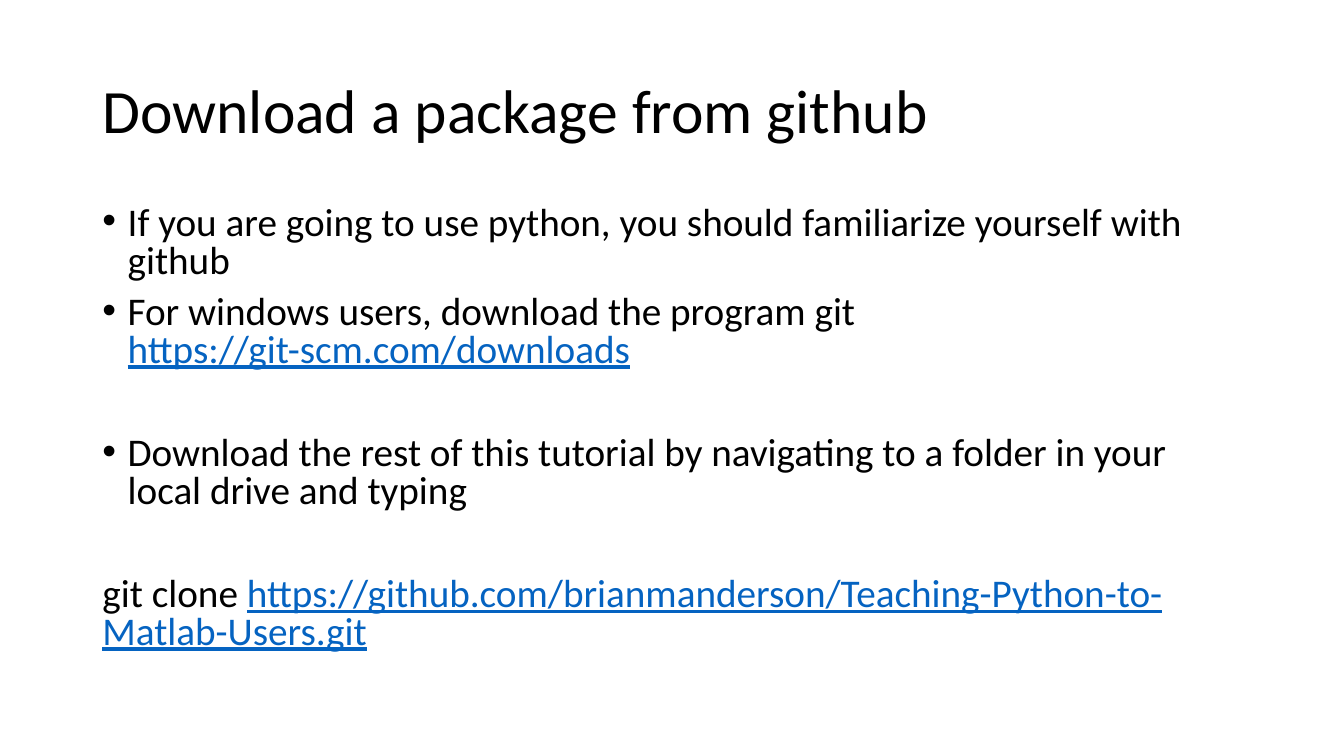
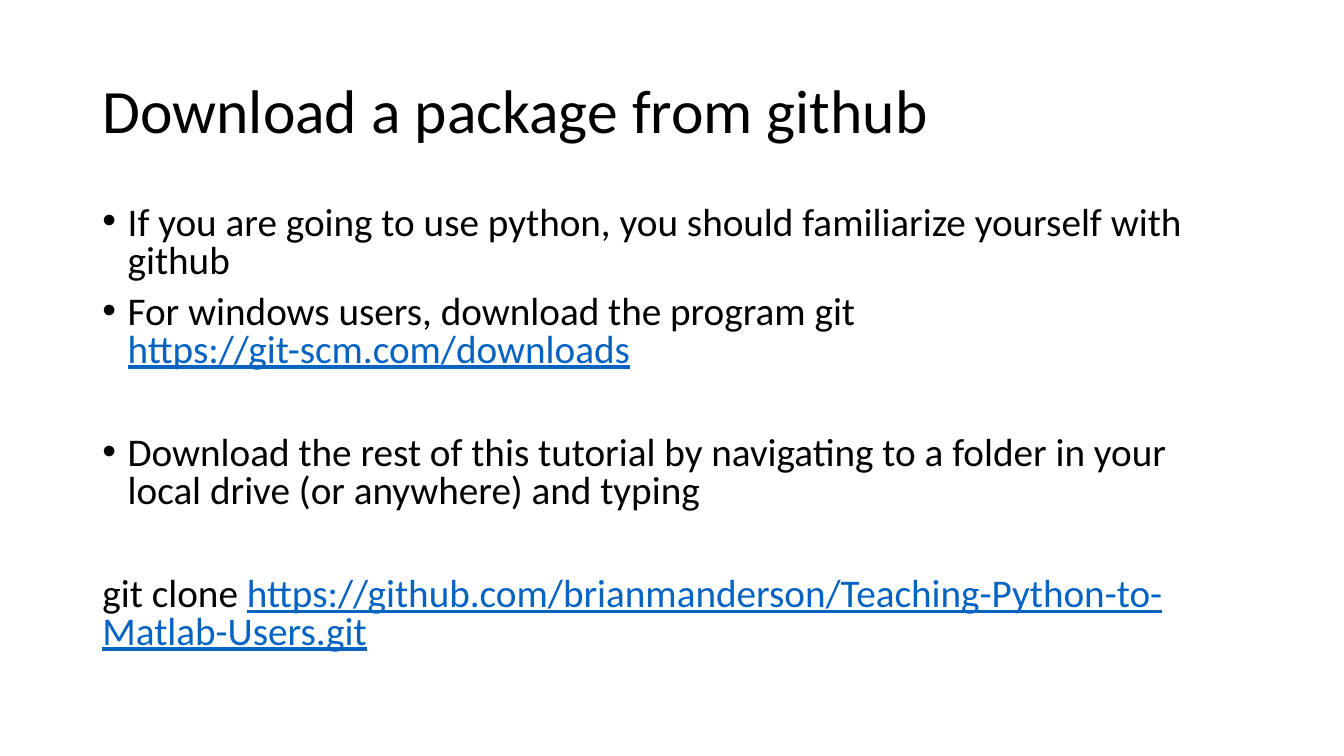
Before and after one commit to brianmanderson/Teaching-Python-to-Matlab-Users, a slide deck: slide 5 of Introduction to Python for Matlab Users.pptx. Drawn at 1344x756 pixels with LibreOffice and Linux fonts; fonts in the diff are those of the drawing. Boxes give left, top, right and bottom in pixels: in the first picture for what was removed or moved away, otherwise in the second. Text is boxed around its words. In the diff, an @@ line names an element or a change of style, - is before the commit and + after.

Commit message:
Fixed up the ppt a bit

```diff
--- a/Introduction to Python for Matlab Users.pptx
+++ b/Introduction to Python for Matlab Users.pptx
@@ text at (128,438,1166,511): text changed @@
-• Download the rest of this tutorial by navigating to a folder in your local drive and typing
+• Download the rest of this tutorial by navigating to a folder in your local drive (or anywhere) and typing
```
Also in this commit, not shown: 1 other slide changed, 1 slide added.
